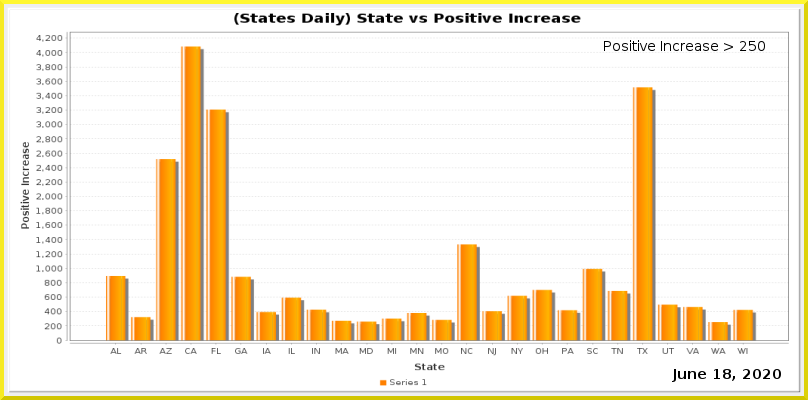
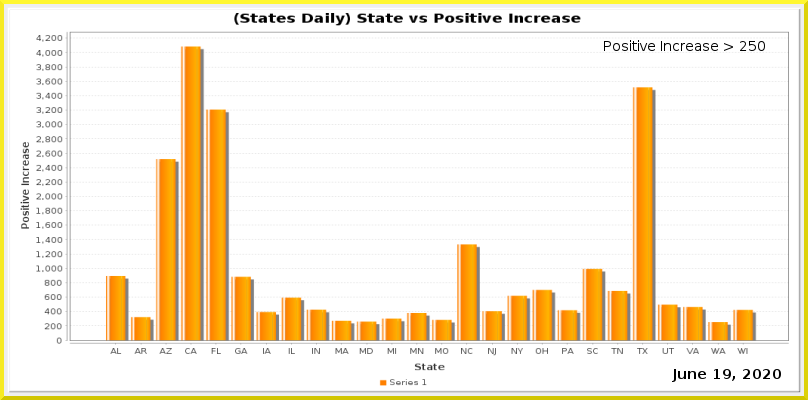
Two versions of the same layered image (808x400). Layer-by-layer changes:
painted on "Current Date" over (x1=723, y1=369, x2=731, y2=379)
